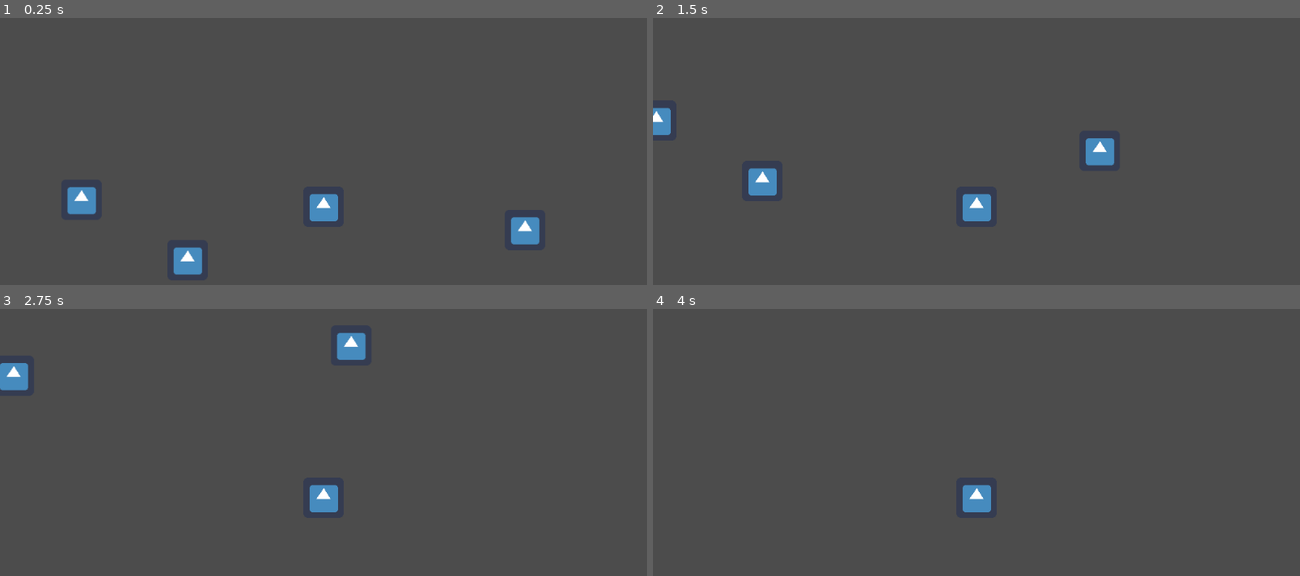
Above: before the commit, frames 1-4 (two rows, left to right).
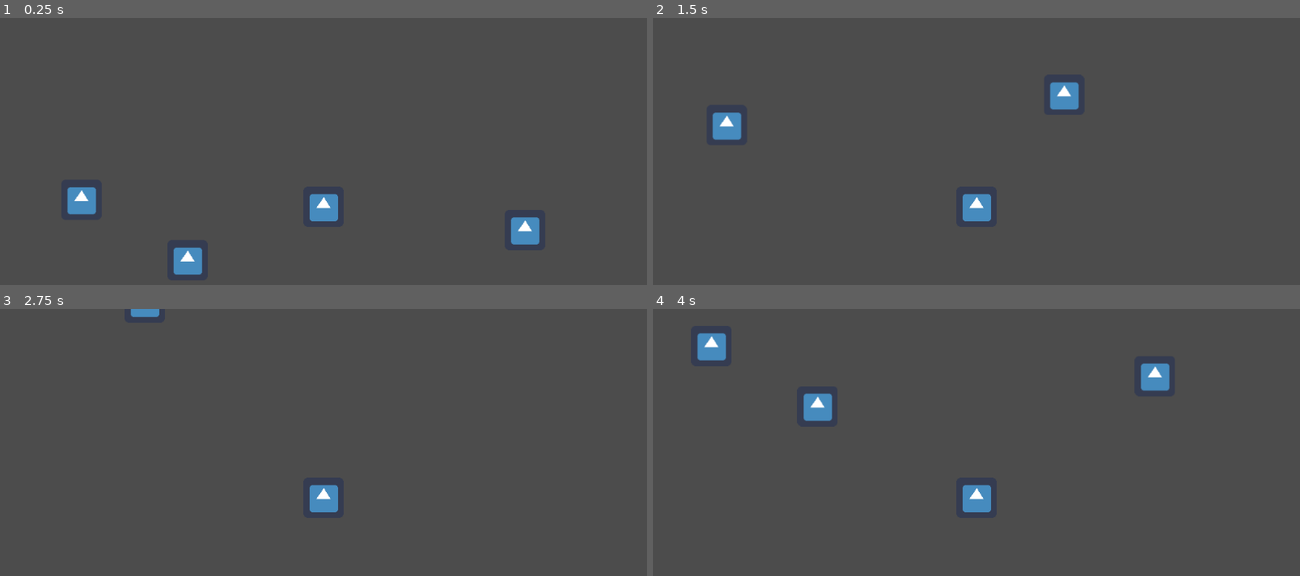
Above: after the commit, the same moments.

Repository: Jimmy-s-Test-Site/20210611_gmtk
Game: Godot game, scene res://Player/Lilou/PlayerTest.tscn
Two runs of this game, one before a commit and one after it. Both use one fixed random seed, a clock stepped at 60 frames per second and the inputs below. This scene is started directly instead of the project's main scene. The engine's default icon, where the game draws it, is replaced by a stand-in: a white triangle on a blue panel in a dark square.
Inputs (mouse positions are in pixels of both pictures, inside the frame that each line leads up to):
- Up to frame 1 (0.25 s): no input
- Up to frame 2 (1.5 s): tap Enter at 0.5 s; move the mouse to (1118, 188) at 0.52 s; hold D (move_right) 0.53-1.28 s; hold S (decelerate) 0.53-1.28 s; click (1118, 188) at 0.67 s; move the mouse to (847, 226) at 1.27 s; hold A (move_left) from 1.28 s (still down); right-click (847, 226) at 1.35 s
- Up to frame 3 (2.75 s): move the mouse to (388, 415) at 2.02 s; release A (move_left) at 2.03 s; hold D (move_right) from 2.03 s (still down); hold S (decelerate) from 2.03 s (still down)
- Up to frame 4 (4 s): move the mouse to (944, 573) at 2.77 s; release D (move_right) at 2.78 s; release S (decelerate) at 2.78 s; hold W (accelerate) 2.78-3.53 s; right-click (944, 573) at 2.85 s; click (944, 573) at 2.92 s; move the mouse to (1170, 554) at 3.52 s; hold A (move_left) from 3.53 s (still down); hold S (decelerate) from 3.53 s (still down)

The runs differ from the first frame. In frame 1, less than 0.1% of the frame differs, in the area x 11-30%, y 68-92%; in frame 2, 2.1%, in the area x 0-72%, y 23-67%; in frame 3, 1.0%; in frame 4, 1.4%.

Commit message:
Updates Player Movement
- Adds friction
- Adds acceleration
- Fixes wobbly movement

Diff:
--- a/Player/Lilou/Player.gd
+++ b/Player/Lilou/Player.gd
@@ -17,11 +17,12 @@
 
 # variables
 
-export var skate_max_speed := 100.0
-export var skate_speed := 200.0
+export var skate_friction = 0.10
+export var skate_acceleration = 3000.0
+export var skate_speed_max := 400.0
 
-export var grapple_max_speed := 20.0
-export var grapple_max_distance := 200.0
+export var grapple_speed_max := 20.0
+export var grapple_distance_max := 200.0
 
 onready var _transitions := {
 	SKATE: [ATTACH],
@@ -40,7 +41,7 @@
 	self.input_manager()
 
 func _integrate_forces(state: Physics2DDirectBodyState) -> void:
-	self.do_state()
+	self.do_state(state)
 	self.leave_state(state)
 
 func _physics_process(delta: float) -> void:
@@ -63,21 +64,17 @@
 		_:
 			return
 
-func do_state() -> void:
+func do_state(state) -> void:
 	match self._state:
 		SKATE:
-			#if self.linear_velocity.length() < self.skate_max_speed and is_equal_approx(self.linear_velocity.length(), self.skate_max_speed):
-			#	pass
+			# friction
+			state.linear_velocity = lerp(state.linear_velocity, Vector2.ZERO, skate_friction)
 
-			print(self.input)
+			# acceleration
+			state.linear_velocity += self.input * skate_acceleration * state.step
 
-			if self.linear_velocity.length() <= self.skate_max_speed:
-				self.apply_central_impulse(self.input * self.skate_speed)
-
-			#self.apply_central_impulse(self.input * self.skate_speed)
-			#
-			#if self.linear_velocity.length() > self.skate_max_speed:
-			#	self.linear_velocity = self.linear_velocity.normalized() * self.skate_max_speed
+			# clamp
+			state.linear_velocity = state.linear_velocity.clamped(skate_speed_max)
 		ATTACH:
 			pass
 
--- a/Player/Lilou/Player.tscn
+++ b/Player/Lilou/Player.tscn
@@ -28,7 +28,3 @@
 [node name="Camera2D" type="Camera2D" parent="."]
 current = true
 process_mode = 0
-
-[node name="DampedSpringJoint2D" type="DampedSpringJoint2D" parent="."]
-node_a = NodePath("..")
-rest_length = 20.0
